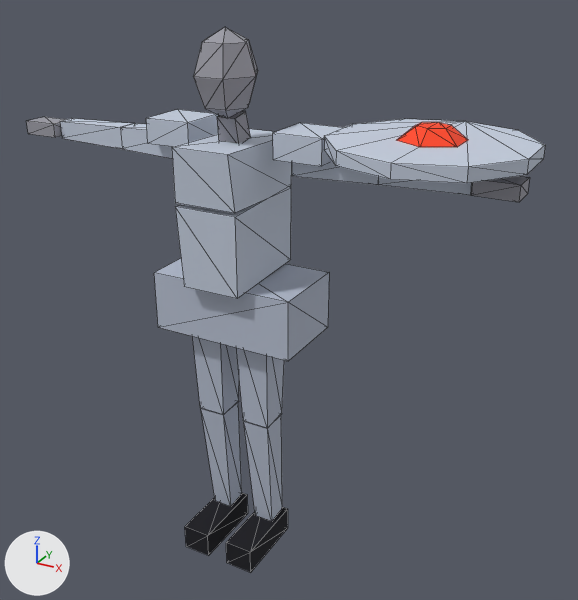
What one commit did to the glTF model packages/client/public/models/protetor.glb.
One viewpoint serves both versions: a camera (50 mm lens) standing at (1.31, -2.04, 2.01) and looking at (0.12, 0.13, 0.93). Arrows for +X, +Y and +Z are at lower left; the lights stay in place. The picture after the commit comes second. Mesh edges are drawn as thin lines. Vertices at exactly the same position are counted once.

Objects in the first picture: 'protetor.001'.
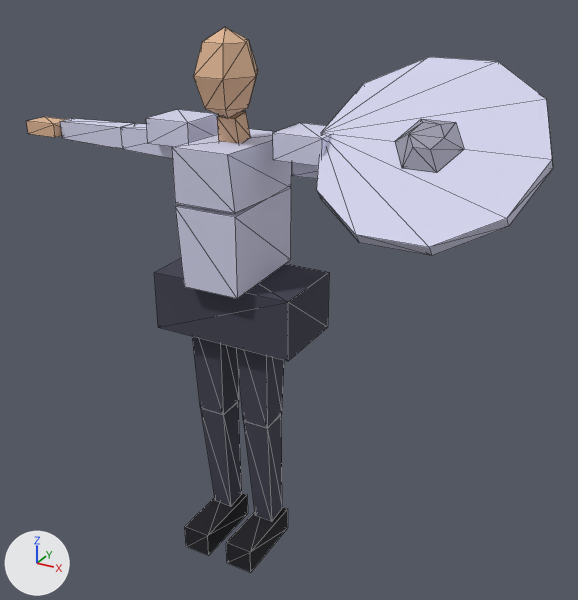
Where the change shows, as pixel boxes [x1, y1, x2, y2] in the pictures (578 x 600 px; the box of a moved part takes in the faces that stretch with it):
'protetor.001', reshaped, surface changed: before [26, 27, 545, 572]; after [26, 27, 553, 572]
part 1 of me_protetor, moved or reshaped: before [324, 119, 545, 183]; after [316, 57, 553, 256]
part 2 of me_protetor, moved or reshaped: before [397, 122, 468, 147]; after [395, 119, 464, 173]
part 3 of me_protetor, surface changed: before [26, 27, 545, 524]; after [26, 27, 553, 524]

The change in detail:
me_protetor is used by ob_protetor_001; location (0.0, 0.0, 0.0).
me_protetor had 199 vertices, 308 faces and spanned x -0.87..0.89, y -0.23..0.37, z 0.01..1.81.
me_protetor now has 199 vertices, 308 faces and spans x -0.87..0.93, y -0.19..0.31, z 0.01..1.81.
me_protetor part 1: the loose piece of 20 vertices spanning x 0.32..0.89, y -0.23..0.37, z 1.49..1.53 is multiplied about its middle by the matrix ((0.0, -1.1, 0.0), (0.842, 0.0, -0.707), (0.707, 0.0, 0.842)), then moved by (0.0, -0.01, 0.0).
me_protetor part 2: the loose piece of 12 vertices spanning x 0.52..0.69, y -0.03..0.17, z 1.53..1.57 is multiplied about its middle by the matrix ((0.0, -1.0, 0.0), (0.767, 0.0, -0.642), (0.642, 0.0, 0.767)), then moved by (0.0, -0.04, -0.01).
me_protetor part 3: texture (UV) coordinates of 308 of 308 faces, centred in x -0.87..0.89, y -0.21..0.35, z 0.01..1.78, changed; they spanned u 0.09..0.66, v 0.53..0.91 and now span u 0.06..0.69, v 0.56..0.81.
